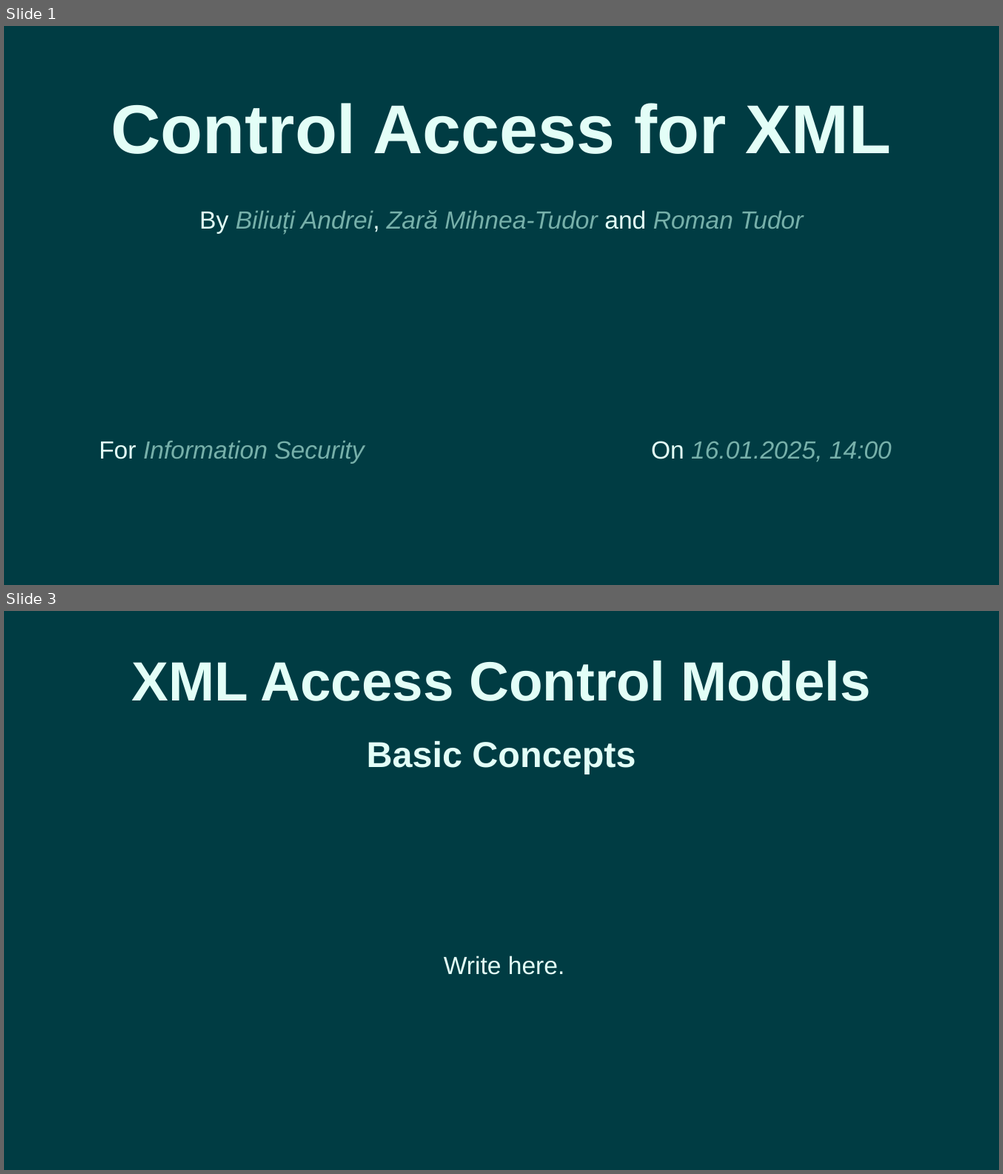
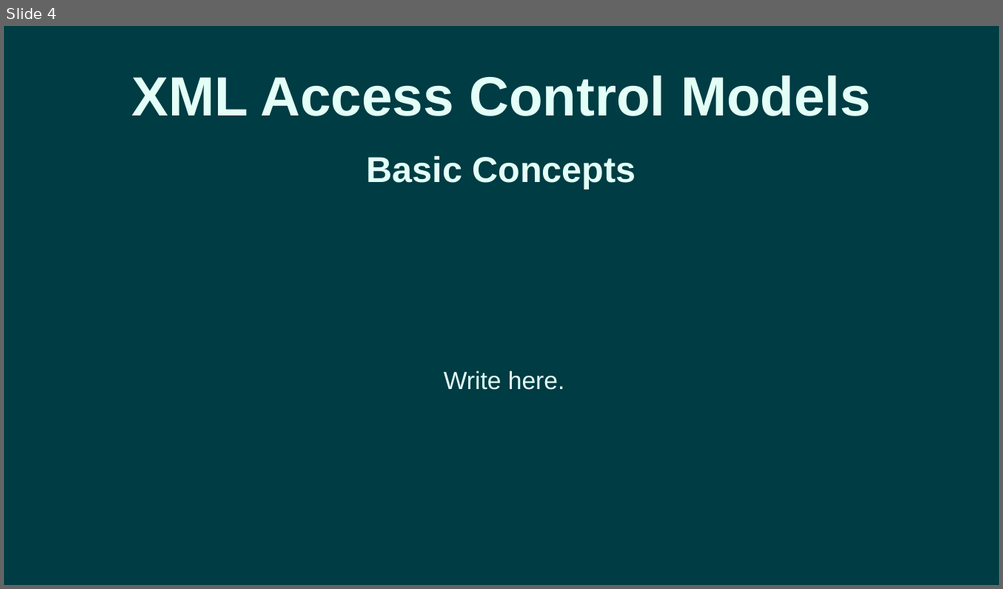
Before and after one commit to romantudorofficial/University_InformationSecurity, a slide deck: Access Control for XML - Presentation.pptx. Shown one above the other, each under a label of ours: slides 1 and 3 before the commit, slide 4 after it; the slides between them are not shown. The pictures are 1003x1174 and 1003x589 pixels, drawn with LibreOffice and Linux fonts; fonts in the diff are those of the drawing. Boxes give left, top, right and bottom in pixels: in the first picture for what was removed or moved away, otherwise in the second. Text is boxed around its words. In the diff, an @@ line names an element or a change of style, - is before the commit and + after.

```diff
--- a/Access Control for XML - Presentation.pptx
+++ b/Access Control for XML - Presentation.pptx
@@ slide 1 removed at (4,26,999,585), background #003C43 @@
@@ text removed at (111,103,891,154) @@
-Control Access for XML
@@ text removed at (199,210,802,233) @@
-By Biliuți Andrei, Zară Mihnea-Tudor and Roman Tudor
@@ text removed at (99,440,364,463) @@
-For Information Security
@@ text removed at (651,441,891,462) @@
-On 16.01.2025, 14:00
@@ what was slide 3 is now slide 4 @@
```
Also in this commit, not shown: 3 slides added, 1 other slide removed, 3 other files.
